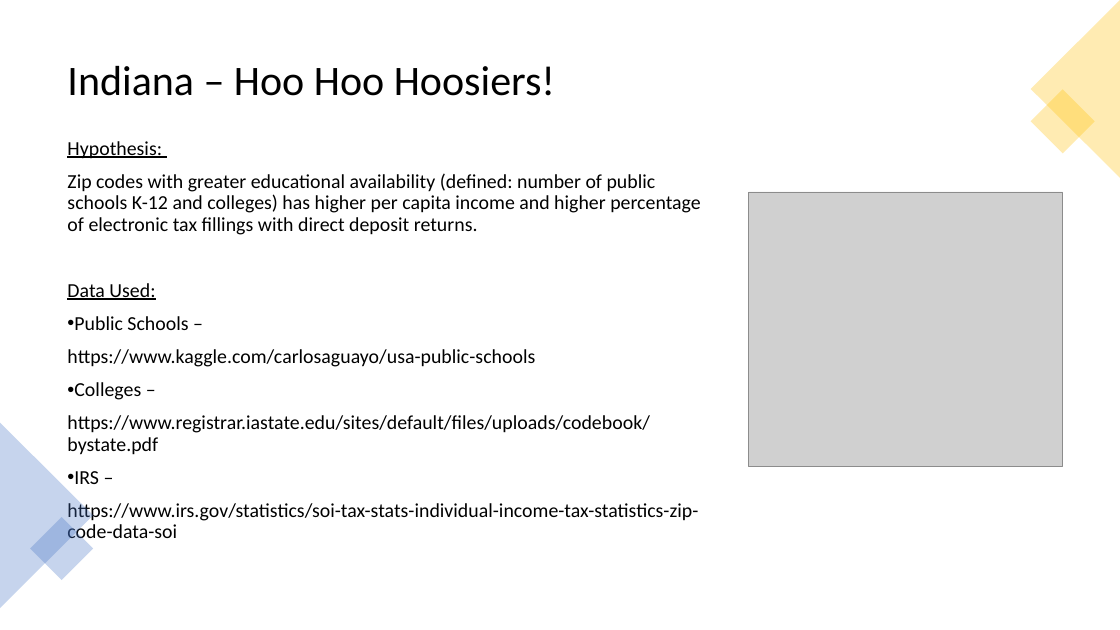
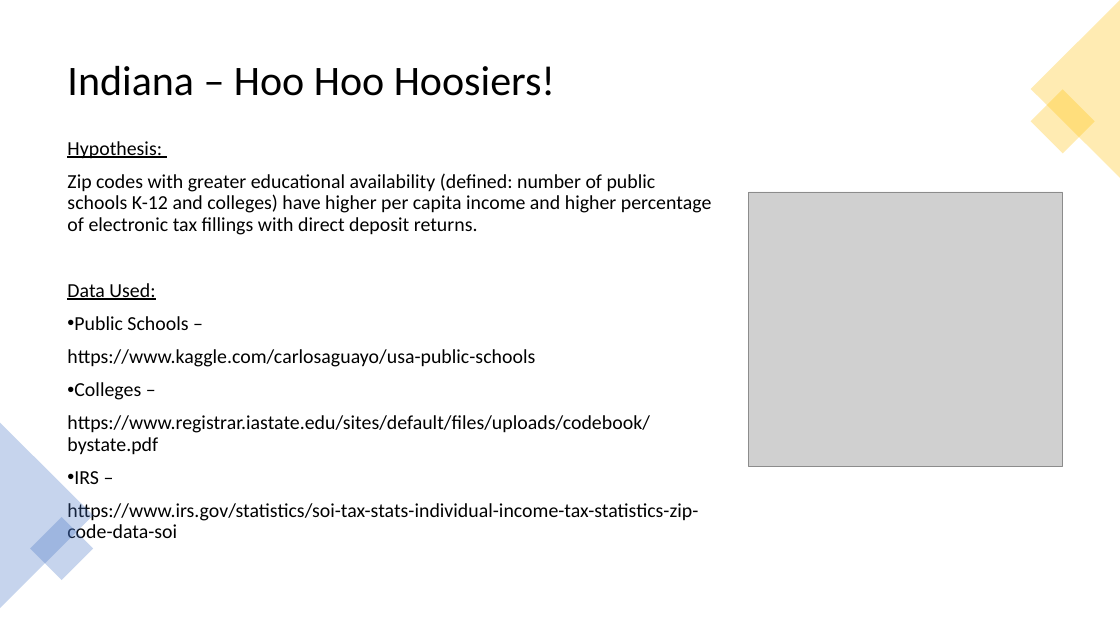
Before and after one commit to staceyj118/Education_and_Taxes, a slide deck: slide 2 of Education and Taxes.pptx. Drawn at 1120x630 pixels with LibreOffice and Linux fonts; fonts in the diff are those of the drawing; grey boxes stand for pictures. Boxes give left, top, right and bottom in pixels: in the first picture for what was removed or moved away, otherwise in the second. Text is boxed around its words. In the diff, an @@ line names an element or a change of style, - is before the commit and + after.

Commit message:
Made changes to PPT. Began formal data normalization and PGAdmin uploading for all data. Renamed Tax Cleaning ipynb file to Data Normalization.

```diff
--- a/Education and Taxes.pptx
+++ b/Education and Taxes.pptx
@@ text at <box>67,173,711,235</box>: text changed @@
-Zip codes with greater educational availability (defined: number of public schools K-12 and colleges) has higher per capita income and higher percentage of electronic tax fillings with direct deposit returns.
+Zip codes with greater educational availability (defined: number of public schools K-12 and colleges) have higher per capita income and higher percentage of electronic tax fillings with direct deposit returns.
```
Also in this commit, not shown: 2 other files.
